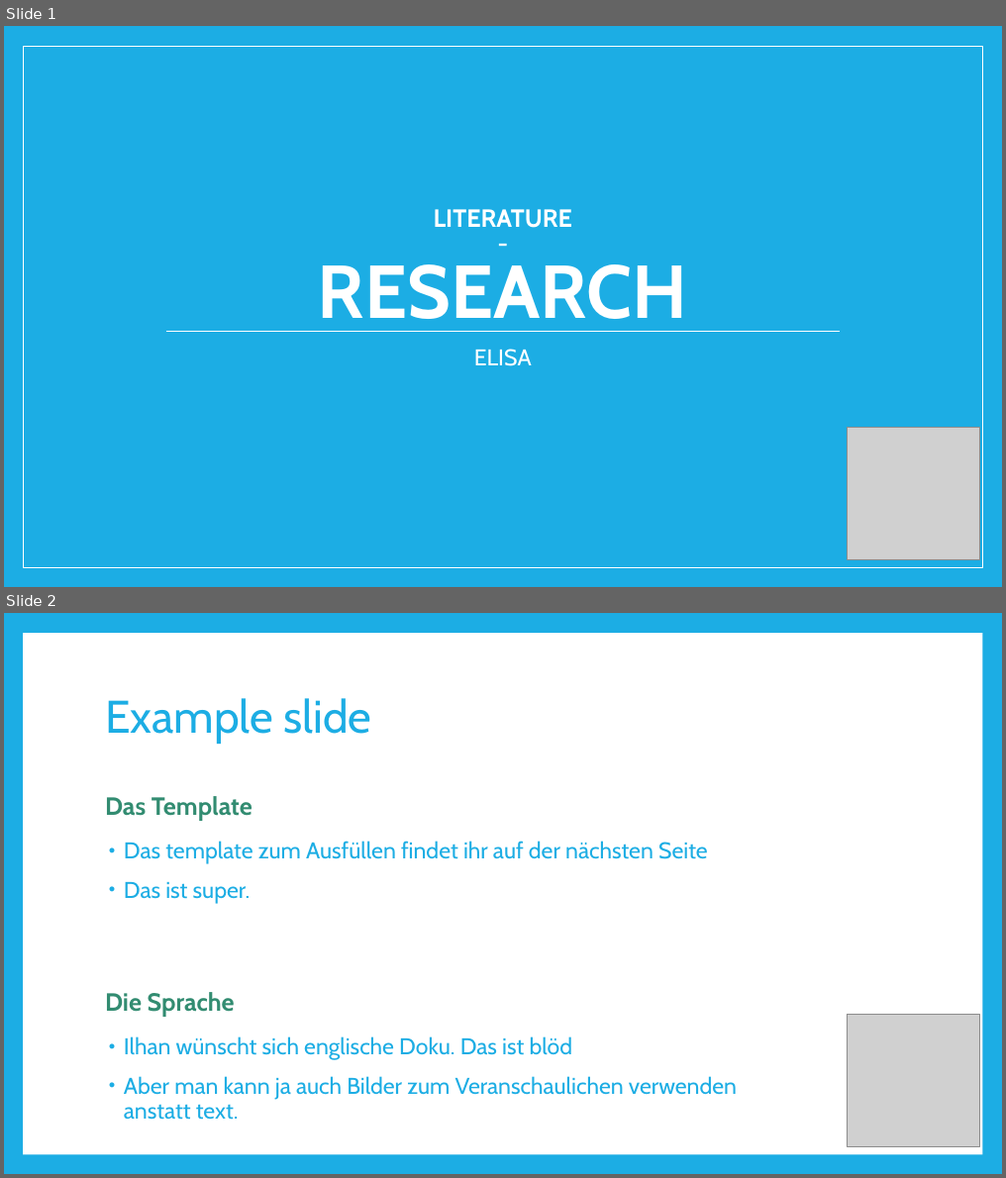
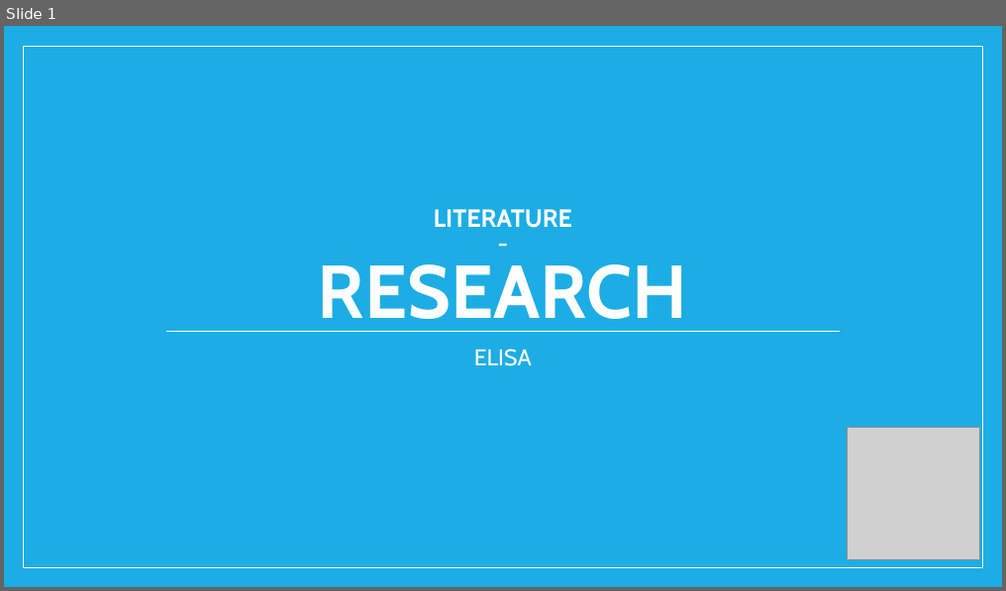
Before and after one commit to riedmaph/einkaufsliste, a slide deck: usabilityEngineering/A1/PR_literatureResearch.pptx. Shown one above the other, each under a label of ours: slides 1 and 2 before the commit, slide 1 after it. The pictures are 1006x1178 and 1006x591 pixels, drawn with LibreOffice and Linux fonts; fonts in the diff are those of the drawing; grey boxes stand for pictures. Boxes give left, top, right and bottom in pixels: in the first picture for what was removed or moved away, otherwise in the second. Text is boxed around its words. In the diff, an @@ line names an element or a change of style, - is before the commit and + after.

```diff
--- a/usabilityEngineering/A1/PR_literatureResearch.pptx
+++ b/usabilityEngineering/A1/PR_literatureResearch.pptx
@@ slide 2 removed at (4, 613, 1002, 1174), background #1CADE4 @@
@@ rectangle removed at (23, 633, 982, 1155) @@
@@ title removed at (105, 698, 371, 744) @@
-Example slide
@@ text removed at (105, 796, 252, 821) @@
-Das Template
@@ text removed at (124, 841, 708, 904) @@
-• Das template zum Ausfüllen findet ihr auf der nächsten Seite
-• Das ist super.
@@ text removed at (105, 992, 235, 1017) @@
-Die Sprache
@@ picture removed at (846, 1014, 979, 1147) @@
@@ text removed at (124, 1037, 737, 1120) @@
-• Ilhan wünscht sich englische Doku. Das ist blöd
-• Aber man kann ja auch Bilder zum Veranschaulichen verwenden anstatt text.
```
Also in this commit, not shown: 1 slide added, 1 other slide removed, 3 other files.
